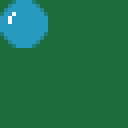
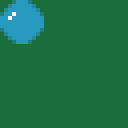
Layers edited between the first and the second (128, 128) image:
painted on "ball" over [left=0, top=0, right=48, bottom=48]
